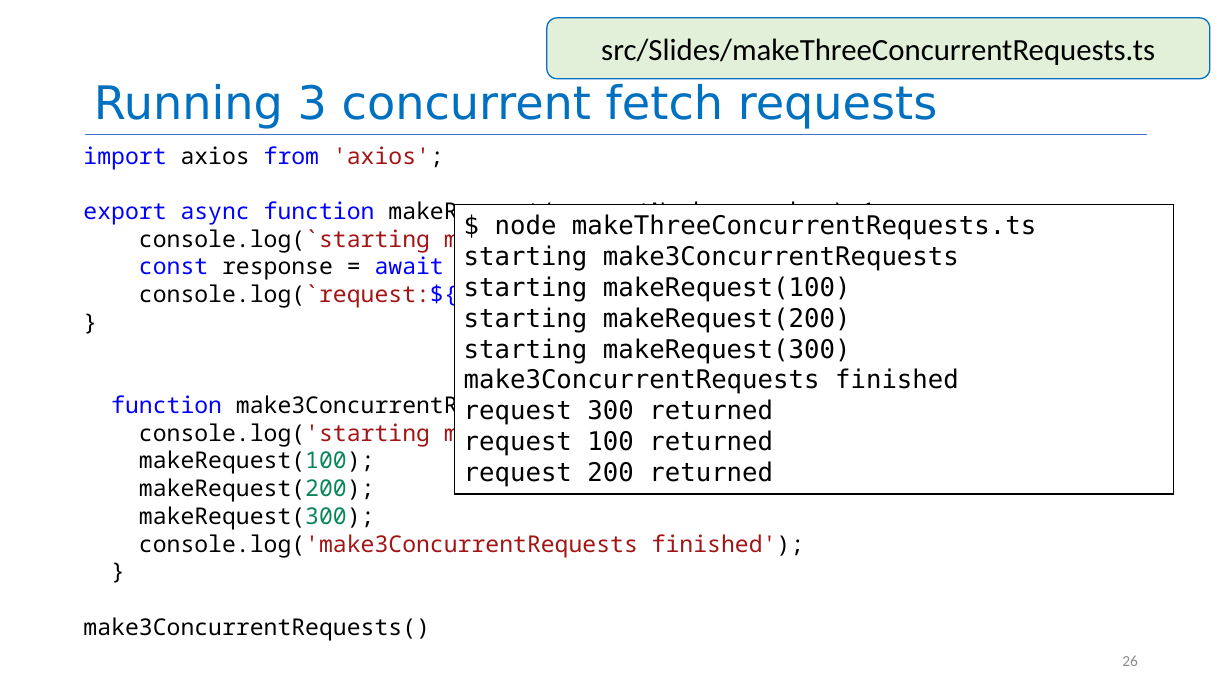
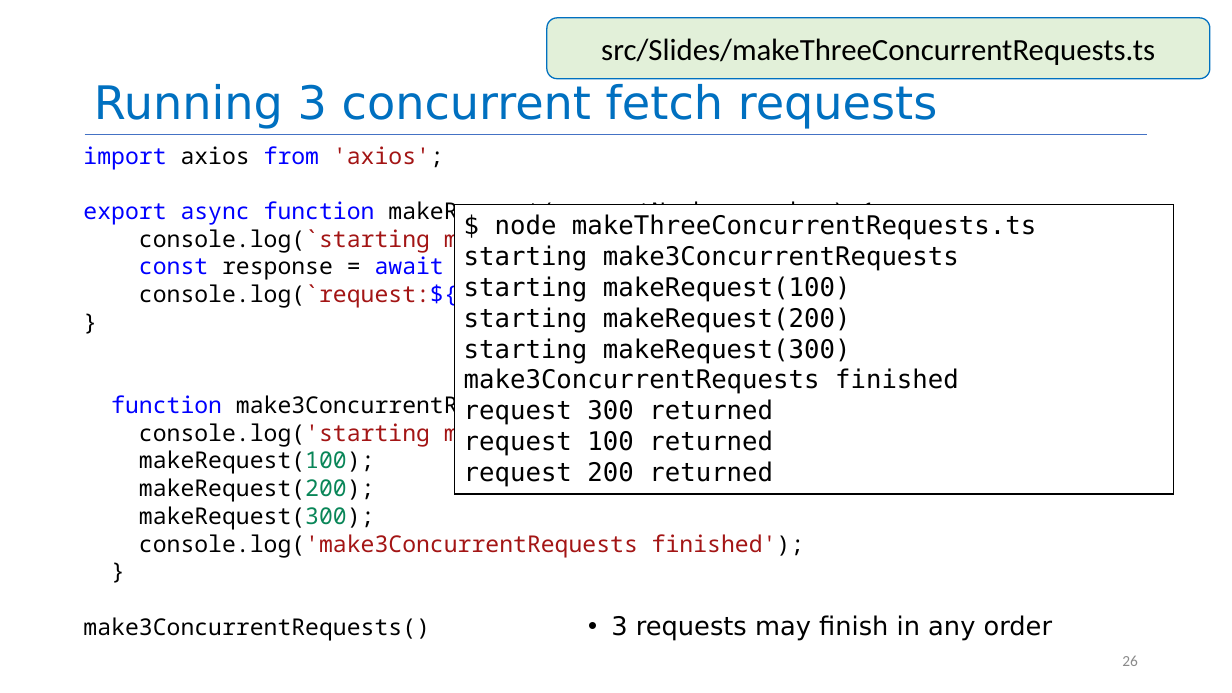
Before and after one commit to neu-se/CS4530-Summer-2026, a slide deck: slide 26 of Slides/Module 08 Concurrency Patterns in Typescript.pptx. Drawn at 1232x693 pixels with LibreOffice and Linux fonts; fonts in the diff are those of the drawing. Boxes give left, top, right and bottom in pixels: in the first picture for what was removed or moved away, otherwise in the second. Text is boxed around its words. In the diff, an @@ line names an element or a change of style, - is before the commit and + after.

```diff
--- a/Slides/Module 08 Concurrency Patterns in Typescript.pptx
+++ b/Slides/Module 08 Concurrency Patterns in Typescript.pptx
@@ text added at bbox=[611, 615, 1052, 641], 20 pt, text #000000 @@
+• 3 requests may finish in any order
```
Also in this commit, not shown: 2 other slides changed, 2 other files.
